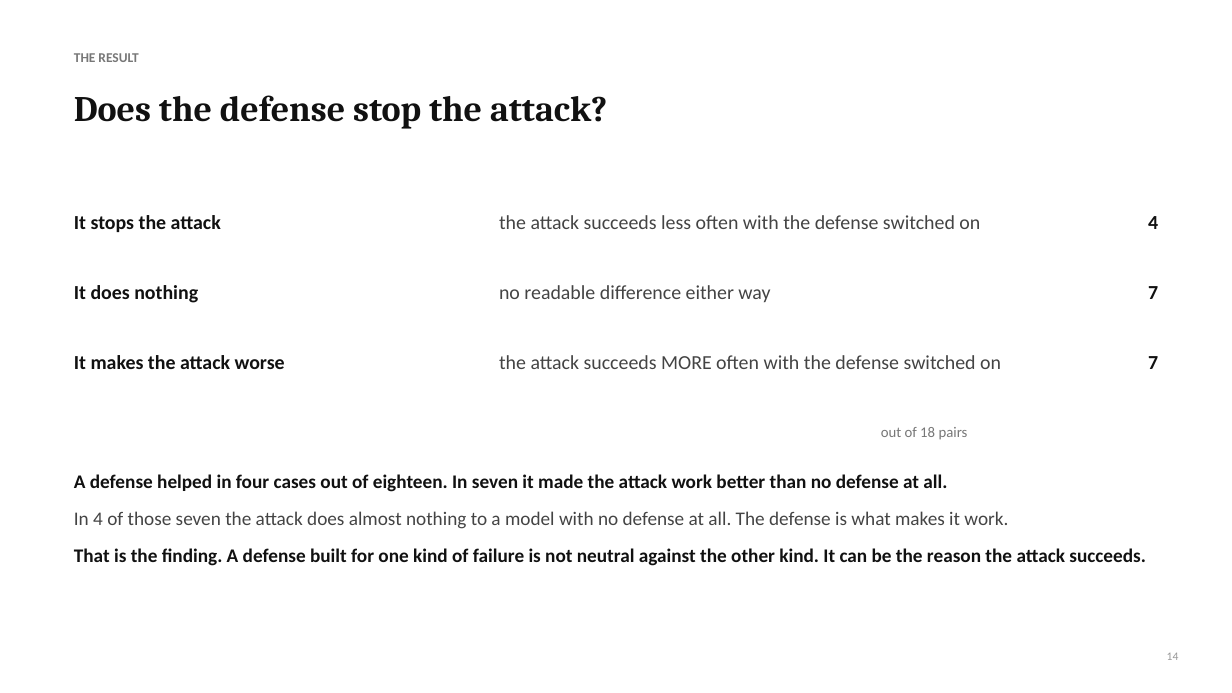
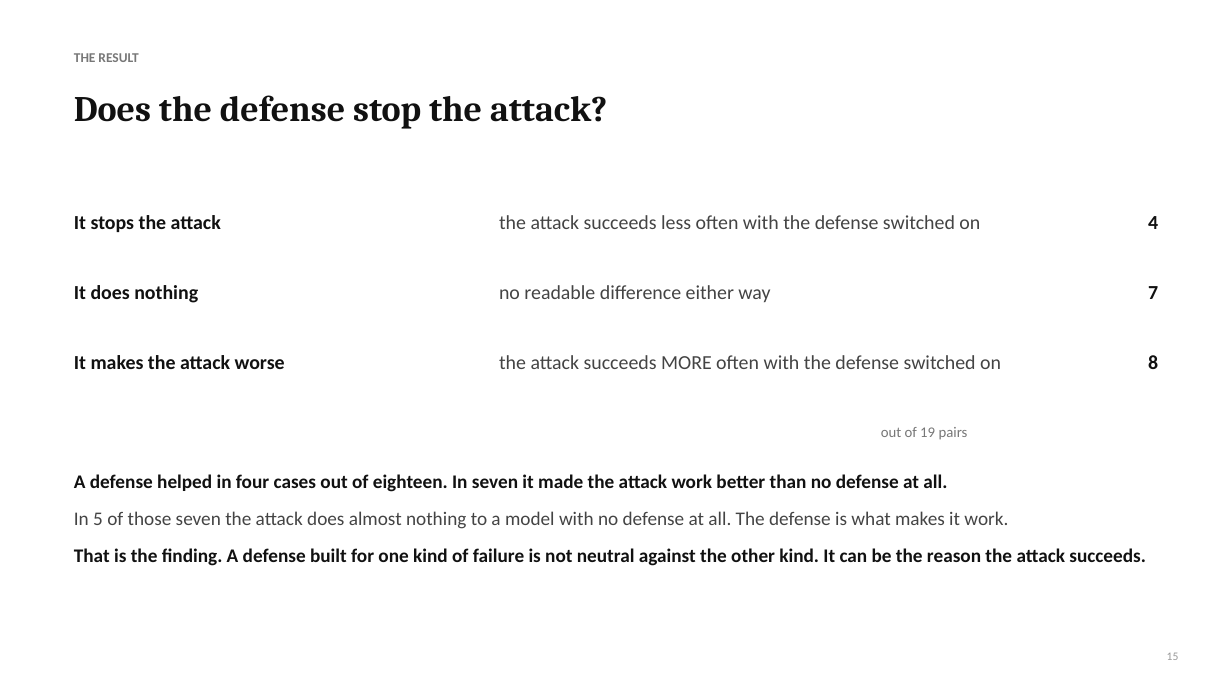
Before and after one commit to Nyamtulla/context_poison, a slide deck: slide 15 of advisor_meeting.pptx (slide 14 before the commit). Drawn at 1232x693 pixels with LibreOffice and Linux fonts; fonts in the diff are those of the drawing. Boxes give left, top, right and bottom in pixels: in the first picture for what was removed or moved away, otherwise in the second. Text is boxed around its words. In the diff, an @@ line names an element or a change of style, - is before the commit and + after.

```diff
--- a/advisor_meeting.pptx
+++ b/advisor_meeting.pptx
@@ text at (1148,355,1158,369): text changed @@
-7
+8
@@ text at (881,427,968,440): text changed @@
-out of 18 pairs
+out of 19 pairs
@@ text at (74,511,1008,529): text changed @@
-In 4 of those seven the attack does almost nothing to a model with no defense at all. The defense is what makes it work.
+In 5 of those seven the attack does almost nothing to a model with no defense at all. The defense is what makes it work.
@@ text at (1167,652,1179,660): text changed @@
-14
+15
```
Also in this commit, not shown: 7 other slides changed, 1 slide added, 3 other files.
